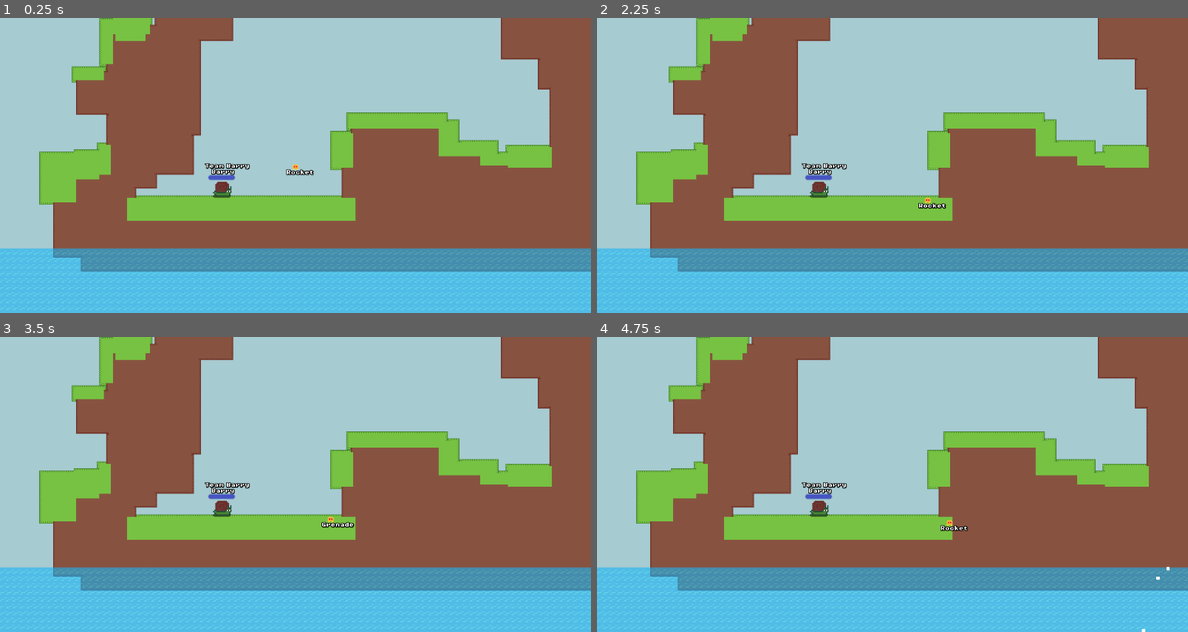
Above: before the commit, frames 1-4 (two rows, left to right).
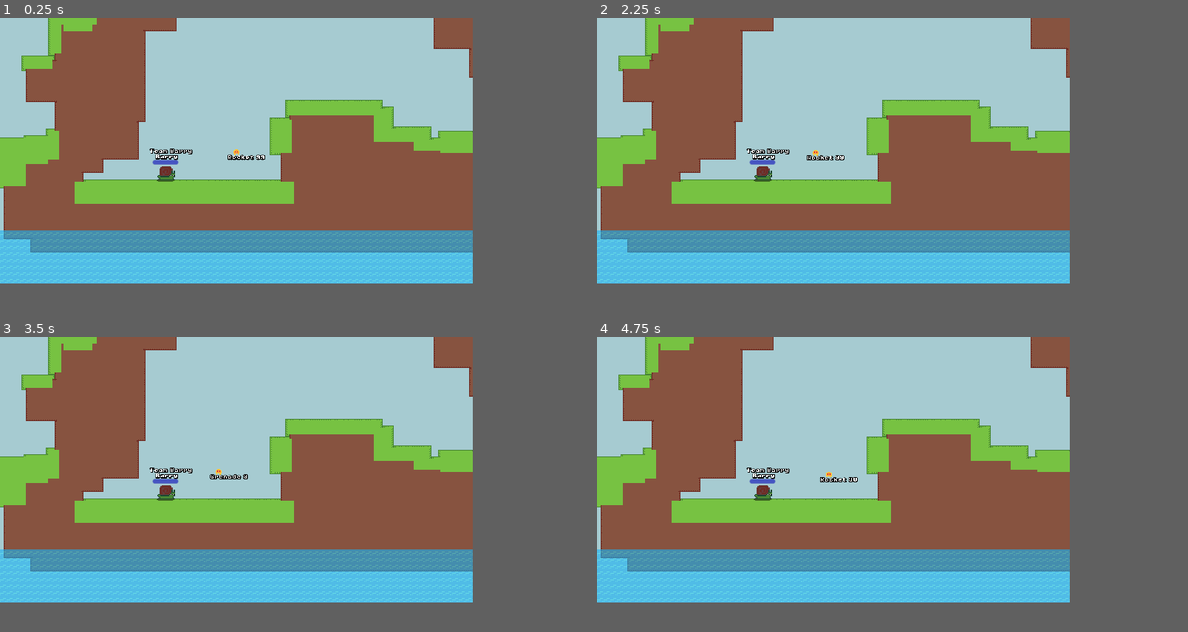
Above: after the commit, the same moments.

Repository: codingbanana21/Snail-Wars
Game: Godot game, scene res://scenes/game.tscn
The game is run twice, just before and just after one commit, with the same random seed, the same clock (stepped at 60 frames per second) and the same inputs.
Inputs (mouse positions are in pixels of both pictures, inside the frame that each line leads up to):
- Up to frame 1 (0.25 s): no input
- Up to frame 2 (2.25 s): tap Enter (skip) at 0.5, 2 s; move the mouse to (922, 165) at 0.52 s; press the mouse at (922, 165) at 0.53 s; hold D (right) 0.53-2.03 s; tap W (jump) at 0.77, 1.52 s; tap Space at 1.25 s; move the mouse to (862, 165) at 1.27 s; release the mouse at (862, 165) at 1.28 s; click (862, 165) at 1.35 s; move the mouse to (904, 159) at 2.02 s; press the mouse at (904, 159) at 2.03 s; hold A (left) from 2.03 s (still down); tap Mouse wheel down (last_weapon) at 2.1 s
- Up to frame 3 (3.5 s): tap Space at 2.75 s; move the mouse to (289, 490) at 2.77 s; release A (left) at 2.78 s; release the mouse at (289, 490) at 2.78 s; hold D (right) from 2.78 s (still down); tap Mouse wheel up (next_weapon) at 2.85 s; tap W (jump) at 3.02 s; click (289, 490) at 3.05 s
- Up to frame 4 (4.75 s): tap Enter (skip) at 3.5 s; move the mouse to (933, 487) at 3.52 s; press the mouse at (933, 487) at 3.53 s; tap W (jump) at 3.77, 4.52 s; move the mouse to (845, 481) at 4.27 s; release D (right) at 4.28 s; release the mouse at (845, 481) at 4.28 s; hold A (left) from 4.28 s (still down); click (845, 481) at 4.35 s
In our replay, the window is 800x400 before the commit and 640x360 after it. These sizes can differ from the game's own. Grey fills any space a smaller window leaves; there, only what the larger window draws over its background counts as a difference.

The runs differ from the first frame. In frame 1, 54% of the frame differs, in the area x 0-100%, y 0-100%; in frame 2, 54%; in frame 3, 54%; in frame 4, 54%.

Commit message:
Added weapons left

Diff:
--- a/project.godot
+++ b/project.godot
@@ -23,8 +23,8 @@
 
 [display]
 
-window/size/viewport_width=1024
-window/size/viewport_height=512
+window/size/viewport_width=640
+window/size/viewport_height=360
 window/size/mode=2
 window/stretch/mode="canvas_items"
 window/stretch/aspect="expand"
--- a/projectiles/air_strike.tscn
+++ b/projectiles/air_strike.tscn
@@ -4,7 +4,8 @@
 
 [node name="AirStrike" unique_id=791496552 instance=ExtResource("1_y44nj")]
 speed = 0.0
-knockback = 600
-explosion_size = 20
-explosion_accuracy = 22.0
+damage = 40
+knockback = 750
+explosion_size = 24
+explosion_accuracy = 28.0
 spawn_at_mouse = true
--- a/projectiles/bomb.tscn
+++ b/projectiles/bomb.tscn
@@ -6,10 +6,10 @@
 [sub_resource type="CircleShape2D" id="CircleShape2D_dlca0"]
 
 [node name="Bomb" unique_id=791496552 instance=ExtResource("1_8u238")]
-speed = 90.0
-damage = 65
-explosion_time = 1.0
-explosion_size = 22
+speed = 80.0
+damage = 60
+explosion_time = 1.5
+explosion_size = 20
 explosion_accuracy = 24.0
 
 [node name="Image" parent="." index="0" unique_id=2045045234]
--- a/projectiles/drill.tscn
+++ b/projectiles/drill.tscn
@@ -5,11 +5,11 @@
 
 [node name="Drill" unique_id=152536886 instance=ExtResource("1_d7knd")]
 speed = 60.0
-damage = 30
+damage = 25
 knockback = 800
-explosion_size = 8
-explosion_accuracy = 8.0
-projectile_hp = 8
+explosion_size = 7
+explosion_accuracy = 7.0
+projectile_hp = 12
 
 [node name="Image" parent="." index="0" unique_id=2045045234]
 texture = ExtResource("2_tpgjy")
--- a/projectiles/drill_strike.tscn
+++ b/projectiles/drill_strike.tscn
@@ -5,11 +5,11 @@
 
 [node name="DrillStrike" unique_id=791496552 instance=ExtResource("1_qlak5")]
 speed = 0.0
-damage = 30
-knockback = 400
-explosion_size = 8
-explosion_accuracy = 8.0
-projectile_hp = 8
+damage = 25
+knockback = 600
+explosion_size = 7
+explosion_accuracy = 7.0
+projectile_hp = 15
 spawn_at_mouse = true
 
 [node name="Image" parent="." index="0" unique_id=2045045234]
--- a/scenes/mouse.tscn
+++ b/scenes/mouse.tscn
@@ -24,6 +24,7 @@
 one_shot = true
 
 [node name="Camera2D" type="Camera2D" parent="." unique_id=1976517052]
+zoom = Vector2(0.75, 0.75)
 position_smoothing_enabled = true
 position_smoothing_speed = 8.0
 drag_horizontal_enabled = true
--- a/scripts/Globals.gd
+++ b/scripts/Globals.gd
@@ -4,6 +4,7 @@
 var player_turn: int = 1
 var players: int = 6
 var weapon_number: int = 0
+var weapons_left: Array = [0]
 
 
 func _ready() -> void:
--- a/scripts/Mouse.gd
+++ b/scripts/Mouse.gd
@@ -27,6 +27,8 @@
 	elif Globals.weapon_number == 6:
 		weapon_label.text = "Rock"
 
+	weapon_label.text += " " + str(Globals.weapons_left[Globals.weapon_number])
+
 	if !shake_timer.is_stopped():
 		camera_2d.offset.x = randf_range(-3, 3)
 		camera_2d.offset.y = randf_range(-3, 3)
--- a/scripts/player.gd
+++ b/scripts/player.gd
@@ -23,6 +23,7 @@
 var weapon: int = 0
 var dead: bool = false
 var dir: float
+var weapons_left: Array = [99,3,2,2,1,1,3]
 
 
 func _ready() -> void:
@@ -60,17 +61,20 @@
 
 		weapon = clamp(weapon, 0, 6)
 		Globals.weapon_number = weapon
+		Globals.weapons_left = weapons_left
 
 		if global_position > Globals.mouse_position and Mouse.moving:
 			snail.flip_h = true
 		elif Mouse.moving:
 			snail.flip_h = false
 
-		if Input.is_action_pressed("attack"):
-			projectile_speed += 8.0 * delta
+		if weapons_left[weapon] > 0 and next_player_timer.is_stopped():
+			if Input.is_action_pressed("attack"):
+				projectile_speed += 8.0 * delta
 
-		if (Input.is_action_just_released("attack") or projectile_speed >= 10.0) and next_player_timer.is_stopped():
-			shot()
+			if Input.is_action_just_released("attack") or projectile_speed >= 10.0:
+				weapons_left[weapon] -= 1
+				shot()
 	else:
 		snail.modulate = Color(1.0, 1.0, 1.0, 1.0)
 
@@ -146,7 +150,7 @@
 		# Shake the screen
 		Mouse.shake()
 
-		var fall_damage = int((velocity.y - 600) / 15.0)
+		var fall_damage = int((velocity.y - 600) / 25.0)
 		damage(fall_damage)
 
 		if Globals.player_turn == player_number:
